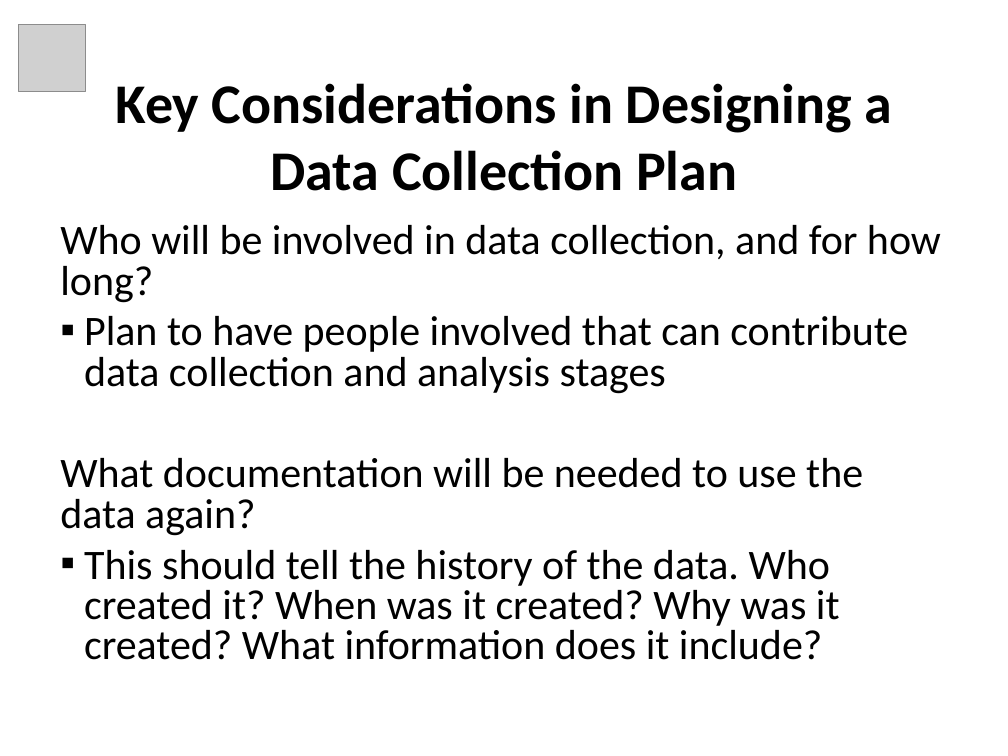
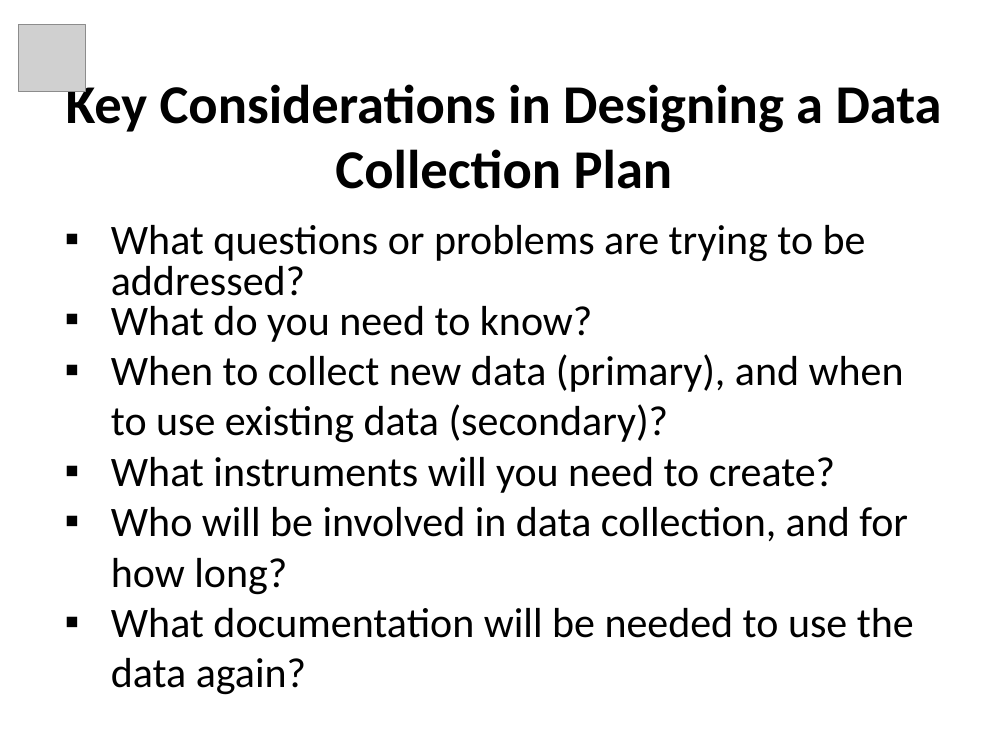
Before and after one commit to tascha/D4DM, a slide deck: slide 17 of documents/Module3_Slides.ppt (slide 19 before the commit). Drawn at 1008x756 pixels with LibreOffice and Linux fonts; fonts in the diff are those of the drawing; grey boxes stand for pictures. Boxes give left, top, right and bottom in pixels: in the first picture for what was removed or moved away, otherwise in the second. Text is boxed around its words. In the diff, an @@ line names an element or a change of style, - is before the commit and + after.

```diff
--- a/documents/Module3_Slides.ppt
+++ b/documents/Module3_Slides.ppt
@@ title "Key Considerations in Designing a ..." at (66, 77, 942, 189): size 40 to 39 pt @@
@@ text at (111, 225, 904, 493): paragraphs added @@
+▪ What questions or problems are trying to be addressed?
+▪ What do you need to know?
+▪ When to collect new data (primary), and when to use existing data (secondary)?
+▪ What instruments will you need to create?
@@ text at (84, 316, 908, 394): paragraph removed @@
-▪ Plan to have people involved that can contribute data collection and analysis stages
@@ text at (111, 507, 914, 695): bullet none to ▪; line spacing 0.8 to 1; less space between paragraphs @@
@@ text at (84, 550, 840, 660): paragraph removed @@
-▪ This should tell the history of the data. Who created it? When was it created? Why was it created? What information does it include?
```
Also in this commit, not shown: 16 other slides changed, 16 slides added, 4 slides removed.
